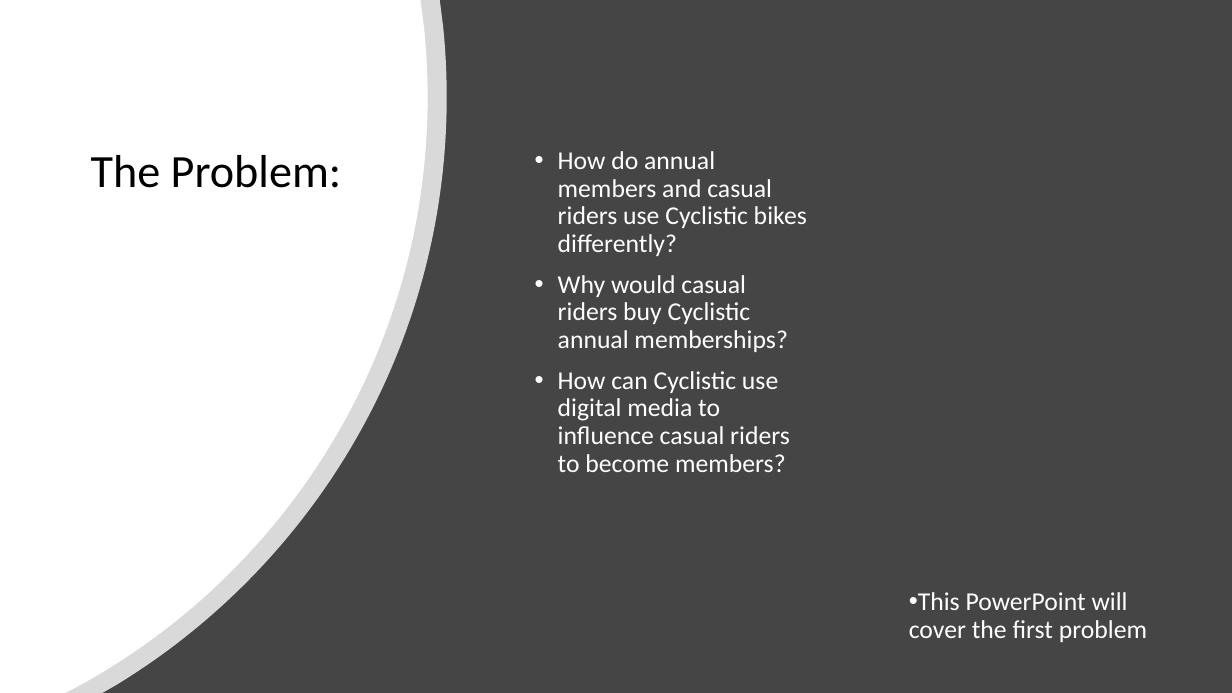
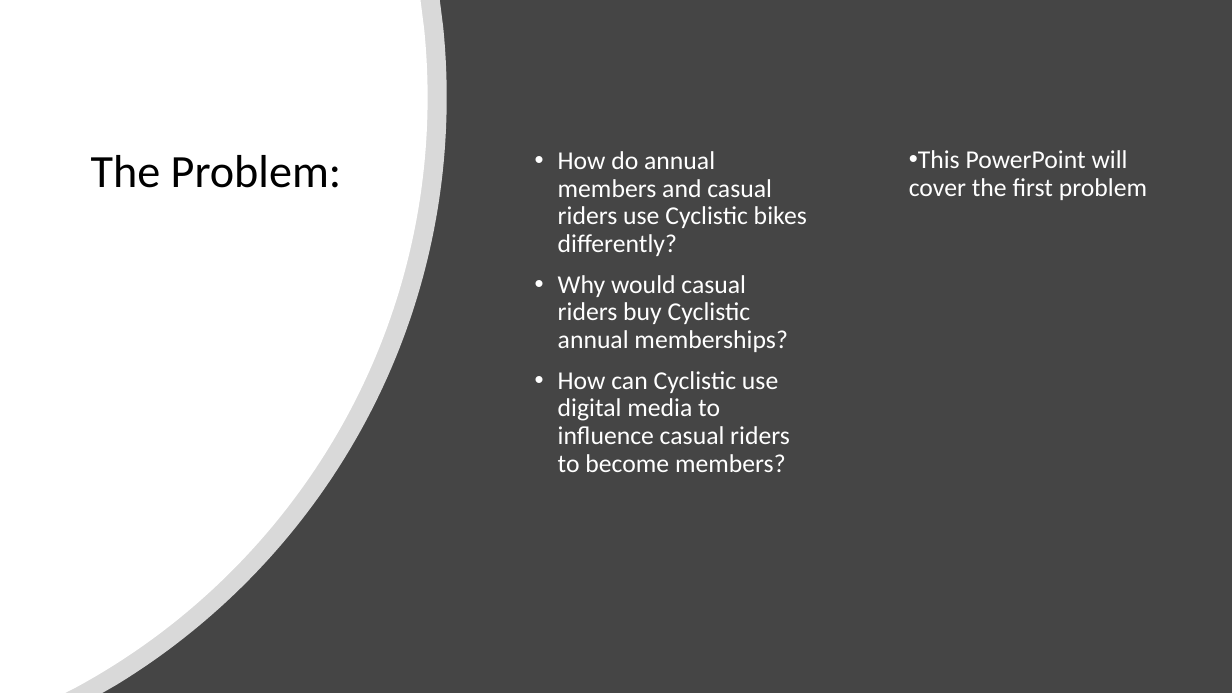
Before and after one commit to jeff-lin1422/DA-Case-Studies-Cyclistic, a slide deck: slide 2 of Case Study for Cyclistic.pptx. Drawn at 1232x693 pixels with LibreOffice and Linux fonts; fonts in the diff are those of the drawing. Boxes give left, top, right and bottom in pixels: in the first picture for what was removed or moved away, otherwise in the second. Text is boxed around its words. In the diff, an @@ line names an element or a change of style, - is before the commit and + after.

```diff
--- a/Case Study for Cyclistic.pptx
+++ b/Case Study for Cyclistic.pptx
@@ text "This PowerPoint will cover the ...": place and size @@
-text "This PowerPoint will cover the ..." at bbox=[909, 592, 1147, 642]
+text "This PowerPoint will cover the ..." at bbox=[909, 150, 1147, 200]
```
Also in this commit, not shown: 2 other slides changed, 1 other file.
